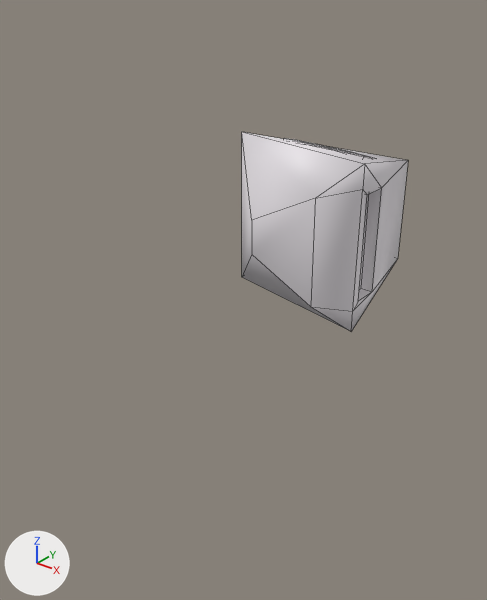
An edit to the FBX model NewFlowar/NewFlowar/NewFlowarContent/3DModel/FlowRobot1.fbx, drawn before and after from the same camera.
Before and after are seen from a camera (50 mm lens) standing at (0.0438, -0.0791, 0.0274) and looking at (0.0022, -0.0271, -0.0048). Lighting does not change. The marker at lower left points along +X, +Y and +Z. Mesh edges are drawn as thin lines. Where no turn or scale is listed for an object, it has been applied to the vertices.
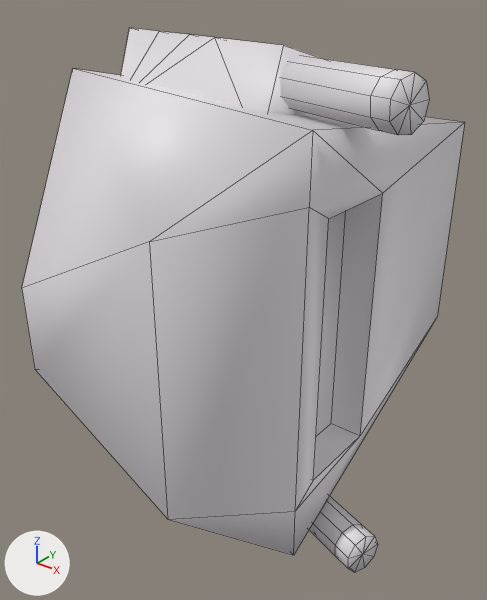
Location of each change, (x1, y1, x2, y2) in pixels of the pictures (487 x 600 px):
```json
{"object": "Cube", "change": "rescaled", "before": [242, 132, 408, 331], "after": [22, 69, 464, 555], "on screen": "165% wider, 144% taller"}
{"object": "Cube_002", "change": "moved, turned, rescaled", "before": [284, 138, 375, 159], "after": [121, 28, 323, 117]}
{"object": "Cylinder_001", "change": "added", "after": [280, 55, 429, 135]}
{"object": "Cylinder", "change": "added", "after": [309, 496, 378, 572]}
```

Edits to the scene script, one JSON object a line:
```json
{"op": "add", "block": "me_cylinder", "code": ["me_cylinder = bpy.data.meshes.new('Cylinder')", "me_cylinder.from_pydata(...)  # 29 vertices, 36 faces; spans x -0.00674..0.00676, y -0.00372..0.00377, z -0.00203..0.0021", "me_cylinder.materials.append(mat_material_eye)  # white #e7e2e7"]}
{"op": "set", "path": "ob_cube_002.location", "old": "(0.0000804, 0.00772, 0.00716)", "new": "(0.0000539, 0.0169, 0.0263)"}
{"op": "set", "path": "ob_cube_002.rotation_euler", "old": "(0.235, 0.206, -3.136)", "new": "(0.291, 0.264, -3.136)", "note": "degrees (13, 12, -180) -> degrees (17, 15, -180)"}
{"op": "set", "path": "ob_cube_002.scale", "old": "(0.00671, 0.000152, 0.0018)", "new": "(0.0128, 0.00403, 0.00548)"}
{"op": "set", "path": "ob_cube.scale", "old": "(0.01, 0.01, 0.01)", "new": "(0.0191, 0.0191, 0.0248)"}
{"op": "add", "block": "ob_cylinder", "code": ["ob_cylinder = bpy.data.objects.new('Cylinder', me_cylinder)", "ob_cylinder.location = (0.0172, -0.0338, -0.0214)"]}
{"op": "add", "block": "ob_cylinder_001", "code": ["ob_cylinder_001 = bpy.data.objects.new('Cylinder_001', me_cylinder.copy())", "ob_cylinder_001.location = (0.0172, -0.0338, 0.0194)"]}
```
